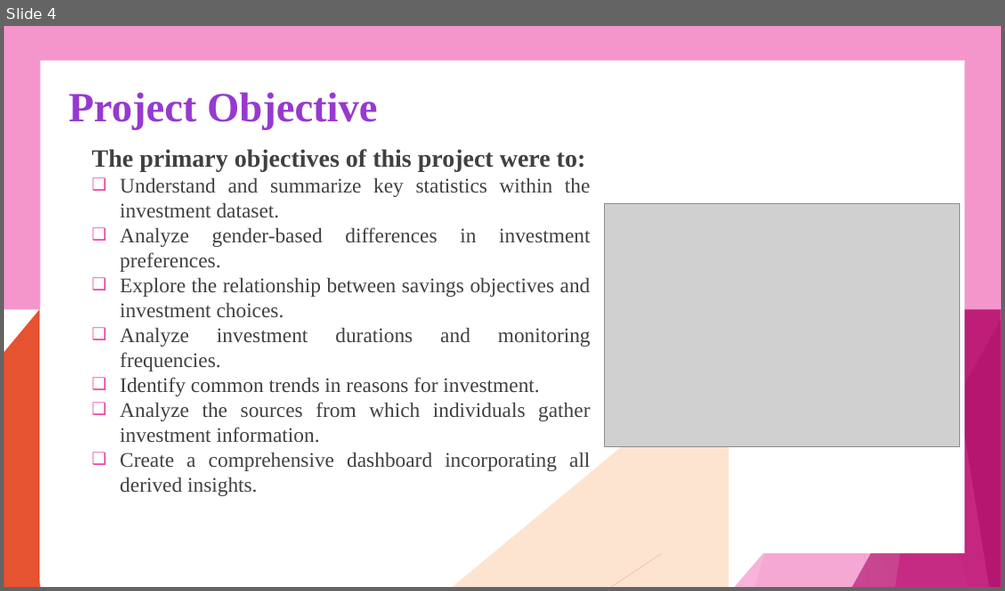
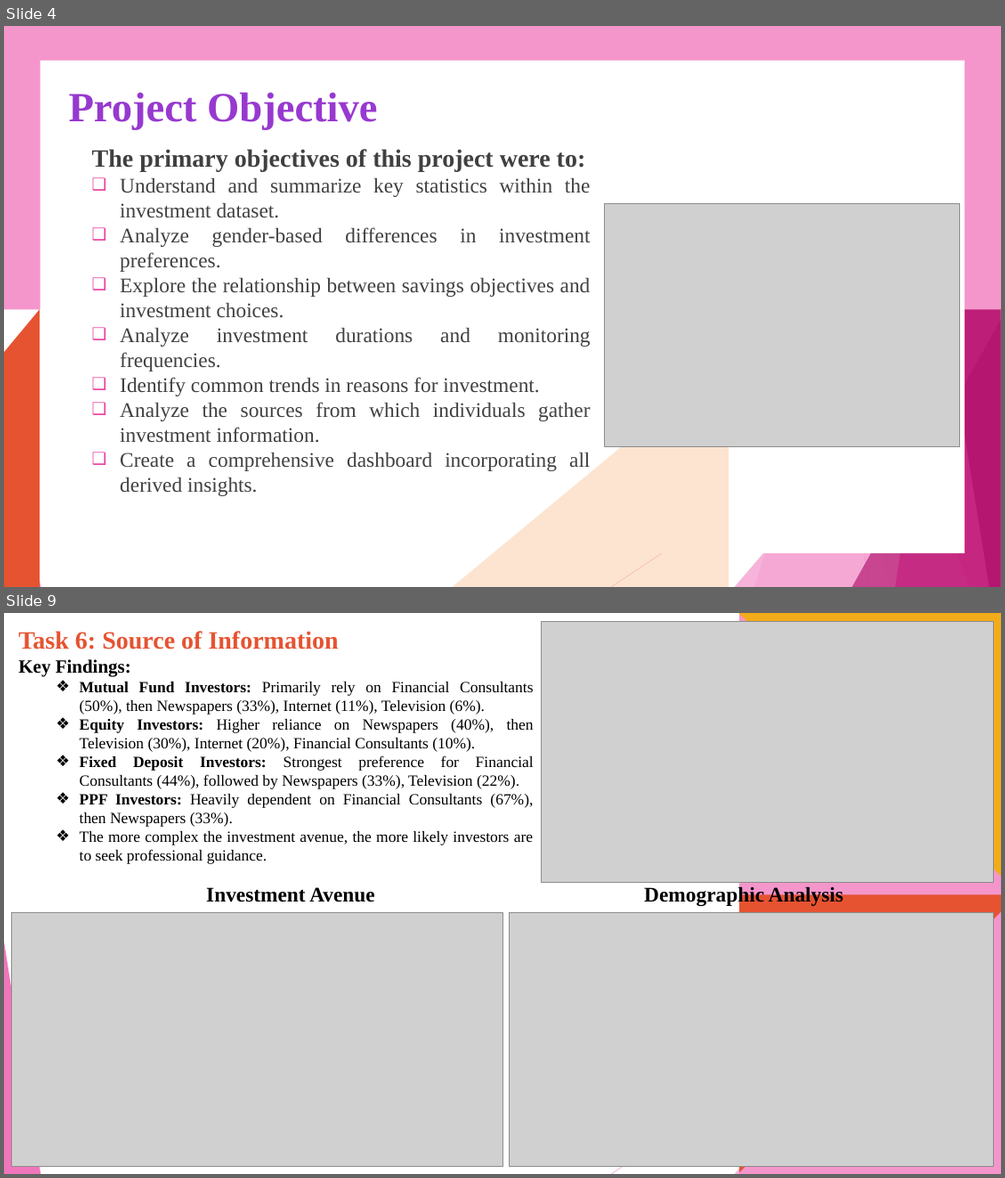
Before and after one commit to Paromita23/InLighn_Tech_Internship, a slide deck: PROJECT REPORT/Investment Analysis using POWER BI project Report.pptx. Shown one above the other, each under a label of ours: slide 4 before the commit, slides 4 and 9 after it; the slides between them are not shown. The pictures are 1005x591 and 1005x1178 pixels, drawn with LibreOffice and Linux fonts; fonts in the diff are those of the drawing; grey boxes stand for pictures. Boxes give left, top, right and bottom in pixels: in the first picture for what was removed or moved away, otherwise in the second. Text is boxed around its words. In the diff, an @@ line names an element or a change of style, - is before the commit and + after.

```diff
--- a/PROJECT REPORT/Investment Analysis using POWER BI project Report.pptx
+++ b/PROJECT REPORT/Investment Analysis using POWER BI project Report.pptx
@@ slide 9 added at [4,613,1001,1174], background #FFFFFF; not listed: 10 template elements that a slide beside it also shows @@
@@ text added at [18,631,534,864], 15 pt, text #000000 @@
+Task 6: Source of Information
+Key Findings:
+  ❖ Mutual Fund Investors: Primarily rely on Financial Consultants (50%), then Newspapers (33%), Internet (11%), Television (6%).
+  ❖ Equity Investors: Higher reliance on Newspapers (40%), then Television (30%), Internet (20%), Financial Consultants (10%).
+  ❖ Fixed Deposit Investors: Strongest preference for Financial Consultants (44%), followed by Newspapers (33%), Television (22%).
+  ❖ PPF Investors: Heavily dependent on Financial Consultants (67%), then Newspapers (33%).
+  ❖ The more complex the investment avenue, the more likely investors are to seek professional guidance.
@@ picture added at [541,622,994,883] @@
@@ freeform shape added at [739,613,1001,894], fill #F2AC19 @@
@@ freeform shape added at [739,614,1001,895], fill #F496CB @@
@@ text added at [206,887,375,902], 20 pt, text #000000, bold @@
+Investment Avenue
@@ text added at [644,884,843,906], 20 pt, text #000000, bold @@
+Demographic Analysis
@@ freeform shape added at [739,893,1001,1174], fill #E65331 @@
@@ picture added at [11,913,502,1167] @@
@@ picture added at [509,913,994,1167] @@
@@ freeform shape added at [739,912,1001,1174], fill #F496CB @@
```
Also in this commit, not shown: 1 slide changed, 7 other slides added, 8 slides removed.
